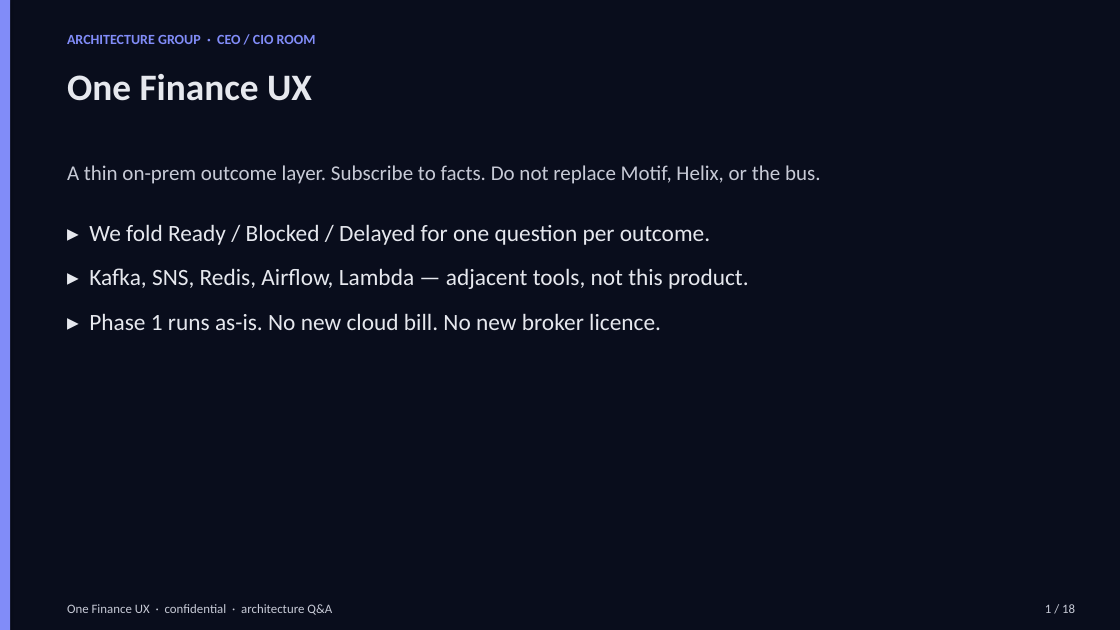
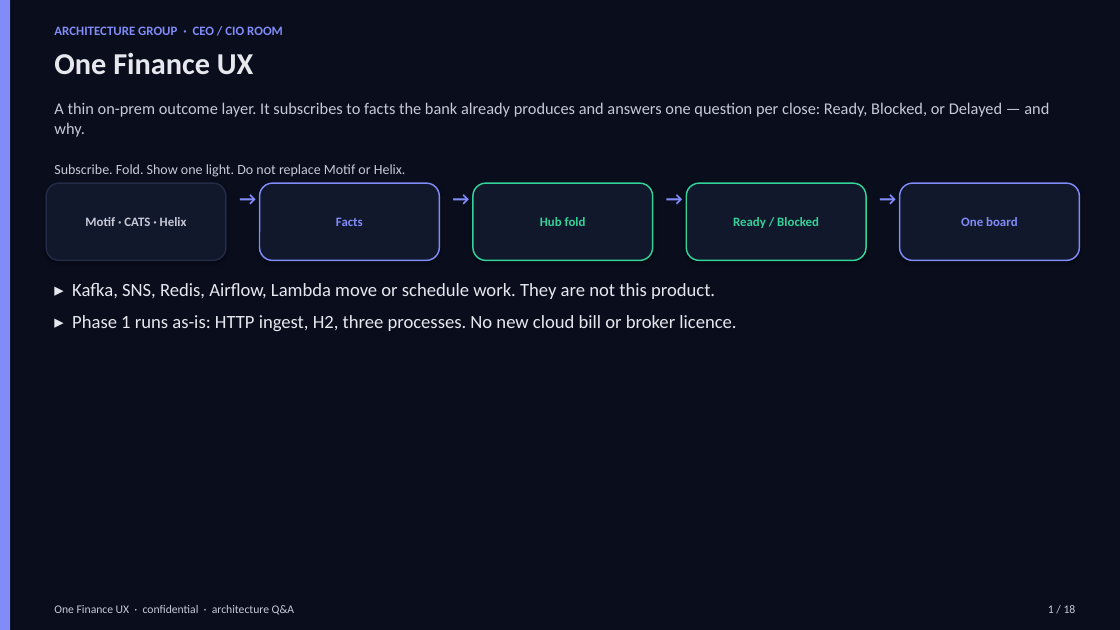
Before and after one commit to praveen2025work/onefinuxdemo, a slide deck: slide 1 of docs/design/arch-qa-deck.pptx. Drawn at 1120x630 pixels with LibreOffice and Linux fonts; fonts in the diff are those of the drawing. Boxes give left, top, right and bottom in pixels: in the first picture for what was removed or moved away, otherwise in the second. Text is boxed around its words. In the diff, an @@ line names an element or a change of style, - is before the commit and + after.

```diff
--- a/docs/design/arch-qa-deck.pptx
+++ b/docs/design/arch-qa-deck.pptx
@@ text "ARCHITECTURE GROUP · CEO / ...": place and size @@
-text "ARCHITECTURE GROUP · CEO / ..." at <box>67,35,316,44</box>
+text "ARCHITECTURE GROUP · CEO / ..." at <box>54,26,283,35</box>
@@ text "ARCHITECTURE GROUP · CEO / ..." at <box>54,26,283,35</box>: size 12 to 11 pt @@
@@ text "One Finance UX": place and size @@
-text "One Finance UX" at <box>67,74,312,101</box>
+text "One Finance UX" at <box>54,52,253,75</box>
@@ text "One Finance UX" at <box>54,52,253,75</box>: size 32 to 26 pt @@
@@ text at <box>54,102,1049,137</box>: text changed; size 18 to 14 pt @@
-A thin on-prem outcome layer. Subscribe to facts. Do not replace Motif, Helix, or the bus.
+A thin on-prem outcome layer. It subscribes to facts the bank already produces and answers one question per close: Ready, Blocked, or Delayed — and why.
@@ text added at <box>54,164,406,177</box>, 12 pt, text #C7CAD6 @@
+Subscribe. Fold. Show one light. Do not replace Motif or Helix.
@@ rounded rectangle added at <box>46,183,226,260</box>, fill #12182C, outline #232B48 1.25 pt, 11 pt, text #C7CAD6, bold @@
+Motif · CATS · Helix
@@ text added at <box>231,183,255,260</box>, 16 pt, text #818CF8, bold @@
+→
@@ rounded rectangle added at <box>260,183,439,260</box>, fill #12182C, outline #818CF8 1.25 pt, 11 pt, text #818CF8, bold @@
+Facts
@@ text added at <box>444,183,468,260</box>, 16 pt, text #818CF8, bold @@
+→
@@ rounded rectangle added at <box>473,183,653,260</box>, fill #12182C, outline #34D399 1.25 pt, 11 pt, text #34D399, bold @@
+Hub fold
@@ text added at <box>658,183,681,260</box>, 16 pt, text #818CF8, bold @@
+→
@@ rounded rectangle added at <box>686,183,866,260</box>, fill #12182C, outline #34D399 1.25 pt, 11 pt, text #34D399, bold @@
+Ready / Blocked
@@ text added at <box>871,183,895,260</box>, 16 pt, text #818CF8, bold @@
+→
@@ rounded rectangle added at <box>900,183,1080,260</box>, fill #12182C, outline #818CF8 1.25 pt, 11 pt, text #818CF8, bold @@
+One board
@@ text at <box>72,283,736,331</box>: text changed; size 20 to 16 pt @@
-▸ We fold Ready / Blocked / Delayed for one question per outcome.
-▸ Kafka, SNS, Redis, Airflow, Lambda — adjacent tools, not this product.
-▸ Phase 1 runs as-is. No new cloud bill. No new broker licence.
+▸ Kafka, SNS, Redis, Airflow, Lambda move or schedule work. They are not this product.
+▸ Phase 1 runs as-is: HTTP ingest, H2, three processes. No new cloud bill or broker licence.
@@ text "One Finance UX · confidential ...": place and size @@
-text "One Finance UX · confidential ..." at <box>67,604,332,615</box>
+text "One Finance UX · confidential ..." at <box>54,605,294,615</box>
@@ text "One Finance UX · confidential ..." at <box>54,605,294,615</box>: size 11 to 10 pt @@
@@ text "1 / 18" at <box>1048,605,1076,613</box>: size 11 to 10 pt @@
```
Also in this commit, not shown: 17 other slides changed, 4 other files.
